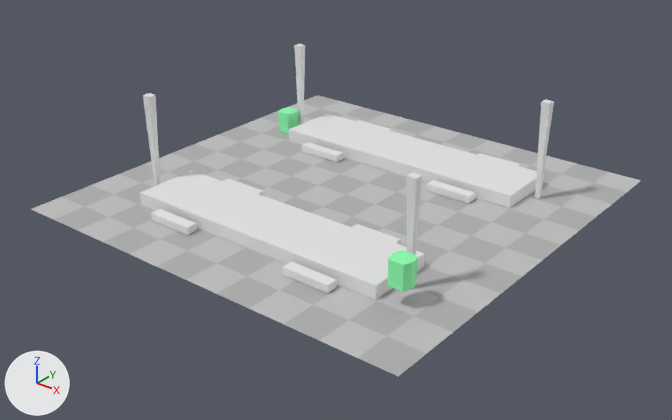
Two versions of the FBX model Assets/Models/taman_jalan.fbx, one commit apart.
Camera for both pictures: a camera (50 mm lens) standing at (28.8, -36.8, 21.7) and looking at (0.5, -1.5, -0.2). Lighting does not change. The marker at lower left points along +X, +Y and +Z. Where no turn or scale is listed for an object, it has been applied to the vertices.
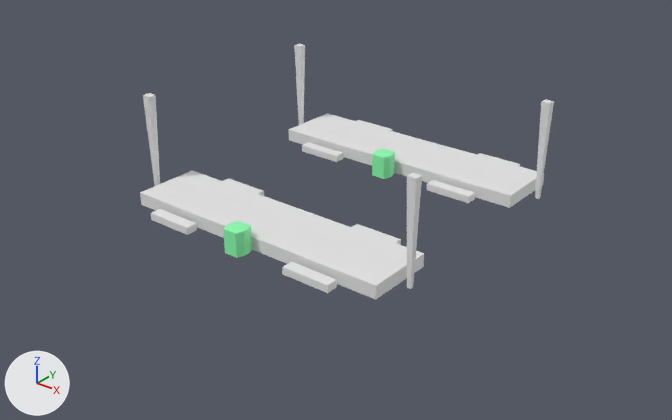
Pixel boxes (x1, y1, x2, y2) of what changed, in the pictures (672 x 420 px):
'Plane.002', deleted: before (31, 95, 641, 376)
    faces in mat_material_005 (light grey #c2c2c2): (31, 101, 641, 358)
    faces in mat_material_004 (grey #afafaf): (54, 95, 627, 376)
'Cube.013', moved: before (388, 250, 418, 292); after (223, 221, 252, 258)
'Cube.014', moved: before (278, 107, 299, 133); after (372, 149, 395, 179)

Edits to the bpy script that builds the scene:
```text
Change ob_cube_014:
    ob_cube_014.location: (-9.01, 5.5, 0.45) -> (-0.01, 3.5, 0.45)
Change ob_cube_013:
    ob_cube_013.location: (8.99, -7.5, 1.45) -> (-0.01, -8.5, 0.45)
Remove ob_plane_002:
    ob_plane_002 = bpy.data.objects.new('Plane.002', me_plane_018)
    ob_plane_002.location = (0.0, 0.0, 0.0)
```
